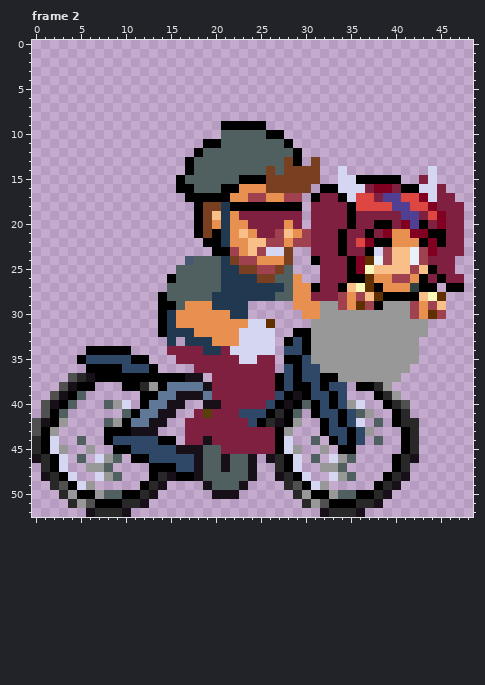
A animated GIF sprite gets an edit: images/ConnorSprite.gif. This is how it looked before the edit.
The file is 98x106 pixels, drawn in blocks of 2x2; one block is one cell here. Shown: frame 2. The commit also changed other frames, which this record leaves out.
After the commit:
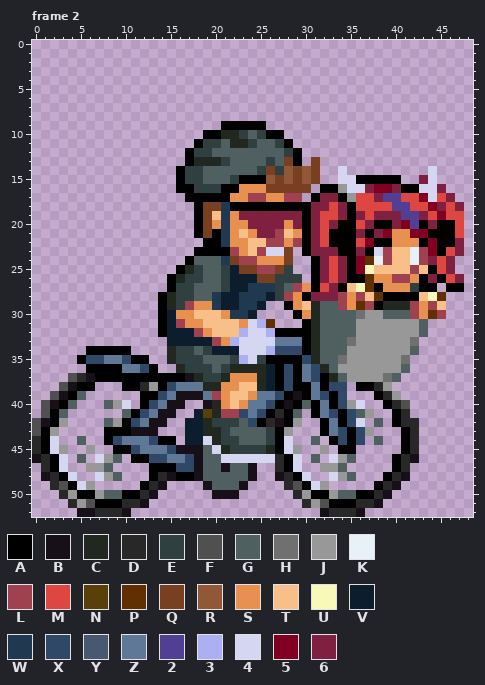
Palette (. is transparent): A #000000  B #181018  C #202820  D #282828  E #304040  F #505050  G #506060  H #707070  J #989898  K #e8f0f8  L #a04150  M #de4641  N #584008  P #603000  Q #784020  R #905838  S #e89050  T #f8c088  U #f8f8b8  V #0c1d2e  W #203850  X #304868  Y #485870  Z #607898  2 #503f93  3 #acaff2  4 #d4d6f2  5 #810021  6 #802041
Changes in this commit:
Changed rows in their new state; - is an unchanged pixel.
Frame 2:
first column x 8:
10 -----------AACCE-E----------------------
11 ----------AEE-CCE--E--------------------
12 ---------AEE--------E-------------------
13 ----------CCCE----E---------------------
14 --------AEE------E-ER-R-----------------
15 ---------EE---E---R-R-R-----------------
16 ----------EEE-------------J-------------
17 ---------------------------J---------M--
18 ----------------------A--M------------M-
19 ----------------------A-MM---M--------MM
20 ----------------------A-M-A-M--------AAM
21 ----------------------A-MA-A----------AM
22 ----------------------A-MA-A----------A-
23 ----------AA----------A----A---------AM-
24 ---------A---------------M-----------M--
25 --------ACE--EV-----E--A-M-----------M--
26 --------CEE--EVVV--EEE-A-M------------M-
27 -------AEE---EVV---E-L--M---------------
28 -------CEE---VV---VEL-A-----------------
29 -------CEL---VV-WV--A-TCGG-----CCC------
30 -------V--TTT---V----A-CGGGGH--GGG------
31 -------VL--TTTT--3----ACGGGG-------G----
32 -------VVVL-TTT3--3AA--CGGGG-------G----
33 -------VVVVVL-3----ZZZ-CGGGH------H-----
34 -------CEEGEVVV---3X---CGGG-------G-----
35 ZZ-----CEEEGGGE3-EAA---CGGH------H.-----
36 --ZZ----CEEEGECCCCVA--Z-CG-------G------
37 ----------CEECSSSCV---Z--CG----HG-------
38 -------X---CCSSTTCV----Z----------------
39 ------X-----LSTTSZZ----Z----------------
40 -----X------CSTSZZ------Z---------------
41 ----X-----V-CLL-Z-------Z---------------
42 ---X-----VVCEEEG---------Z--------------
43 ---------VVCCEGGGGE------Z--------------
44 --ZZZ----VV4CEEGGGE---------------------
45 ----ZZZ-----4CEEEEC---------------------
46 -------ZZ----444444---------------------
first column x 5:
52 B
